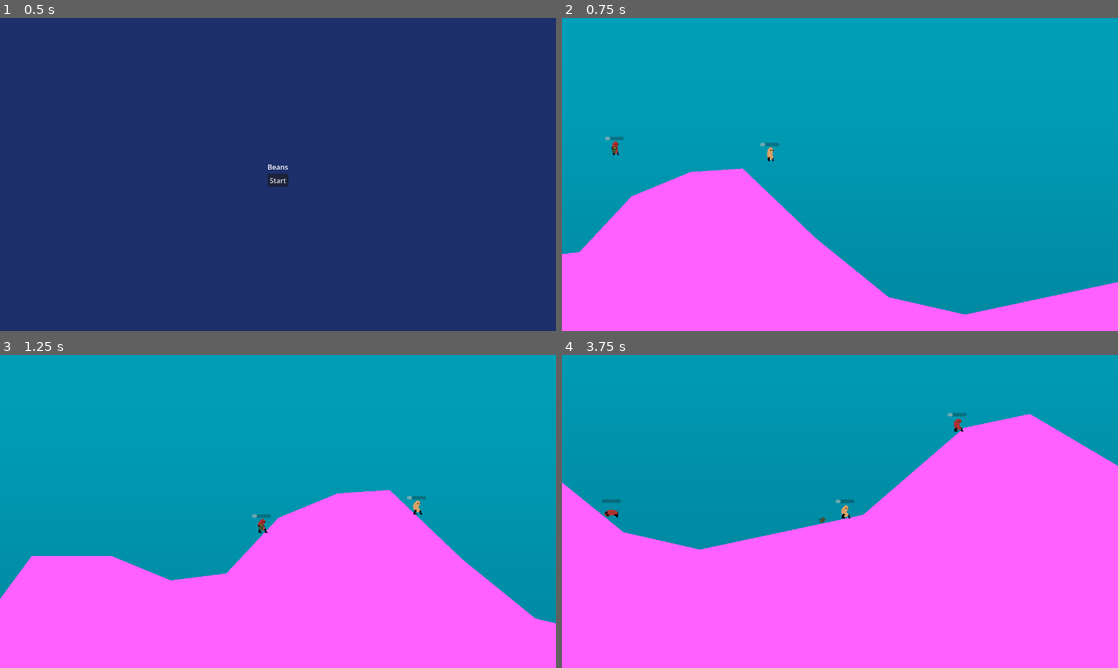
Above: before the commit, frames 1-4 (two rows, left to right).
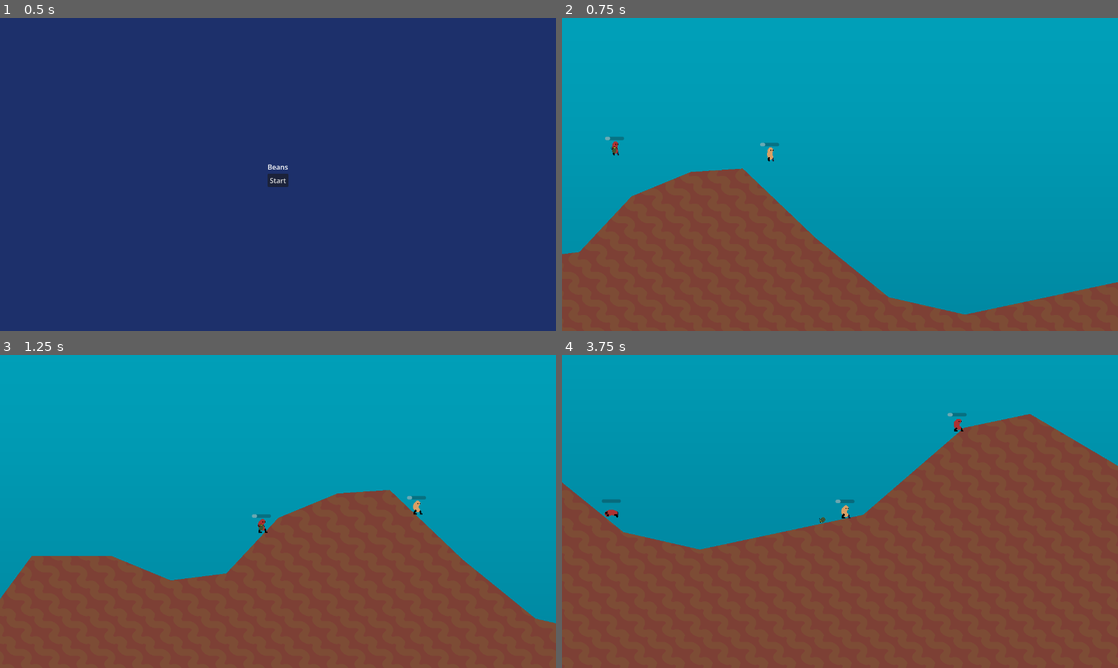
Above: after the commit, the same moments.

Repository: fredchien3/20-game-challenge
Game: Godot game, scene res://main/main.tscn
Two runs of this game, one before a commit and one after it. Both use one fixed random seed, a clock stepped at 60 frames per second and the inputs below.
Inputs (mouse positions are in pixels of both pictures, inside the frame that each line leads up to):
- Up to frame 1 (0.5 s): no input
- Up to frame 2 (0.75 s): click "Start" at 0.5 s
- Up to frame 3 (1.25 s): no input
- Up to frame 4 (3.75 s): move the mouse to (962, 495) at 1.27 s; hold 2 (select_bazooka) 1.28-2.03 s; hold D (move_right) 1.28-2.78 s; click (962, 495) at 1.42 s; tap Space (jump) at 1.52, 2.27 s; move the mouse to (728, 527) at 2.02 s; tap 1 (select_grenade) at 2.1 s; move the mouse to (895, 442) at 2.77 s; press the mouse at (895, 442) at 2.78 s; hold A (move_left) 2.78-3.53 s; move the mouse to (812, 574) at 3.52 s; release the mouse at (812, 574) at 3.53 s; hold D (move_right) from 3.53 s (still down); tap I at 3.6 s; click (812, 574) at 3.67 s

Frame 1 is identical in both runs. In frame 2, 26% of the frame differs, in the area x 0-100%, y 48-100%; in frame 3, 37%; in frame 4, 56%, in the area x 0-100%, y 18-100%.

Commit message:
Add Terrain texture

Diff:
--- a/7--worms/main/level.tscn
+++ b/7--worms/main/level.tscn
@@ -6,6 +6,7 @@
 [ext_resource type="PackedScene" uid="uid://doykh5xnsi8a0" path="res://bean/bean.tscn" id="3_4f75v"]
 [ext_resource type="Script" uid="uid://dyfr84pc3vg3s" path="res://bean/bean.gd" id="3_cvlc1"]
 [ext_resource type="Script" uid="uid://dybjypxymrp3f" path="res://main/camera_2d.gd" id="6_cvlc1"]
+[ext_resource type="Texture2D" uid="uid://d0vbnjn2jicxs" path="res://main/terrain.png" id="6_tmqic"]
 
 [sub_resource type="Gradient" id="Gradient_uhgg0"]
 offsets = PackedFloat32Array(0, 0.2920354, 0.5973451, 1)
@@ -49,9 +50,11 @@
 terrain = NodePath("Polygon2D")
 
 [node name="Polygon2D" type="Polygon2D" parent="Terrain" unique_id=857618795]
+texture_repeat = 2
 position = Vector2(544, 160)
-color = Color(1, 0.376471, 1, 1)
+texture = ExtResource("6_tmqic")
 polygon = PackedVector2Array(-336, 512, -200, 328, -16, 328, 120, 384, 248, 368, 368, 240, 504, 184, 624, 176, 792, 336, 960, 472, 1136, 512, 1512, 432, 1744, 232, 1896, 200, 2208, 384, 2392, 376, 2640, 240, 2864, 240, 3080, 736, 3080, 1256, 2912, 1536, -192, 1544, -328, 1160)
+uv = PackedVector2Array(-1429.6829, -329.85757, -1293.6829, -513.85754, -1109.6829, -513.85754, -973.6828, -457.85757, -845.6828, -473.85757, -725.6828, -601.85754, -589.6828, -657.85754, -469.6828, -665.85754, -301.6828, -505.85757, -133.68283, -369.85757, 42.31717, -329.85757, 418.3172, -409.85757, 650.3172, -609.85754, 802.3172, -641.85754, 1114.3171, -457.85757, 1298.3171, -465.85757, 1546.3174, -601.85754, 1770.3171, -601.85754, 1986.3171, -105.857574, 1986.3171, 414.14243, 1818.3171, 694.14246, -1285.6829, 702.14246, -1421.6829, 318.14243)
 
 [node name="CollisionPolygon2D" type="CollisionPolygon2D" parent="Terrain" unique_id=2098611230]
 polygon = PackedVector2Array(0, 0, 0, 0, 0, 0)
Binary file added: 7--worms/main/terrain.aseprite
Binary file added: 7--worms/main/terrain.png
Not shown, added: 7--worms/main/terrain.png.import
